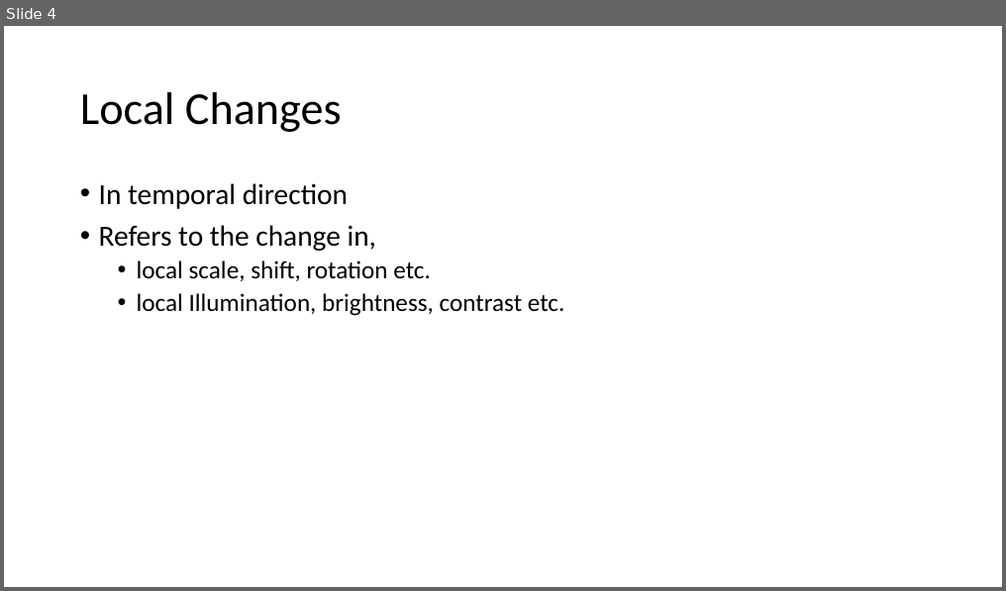
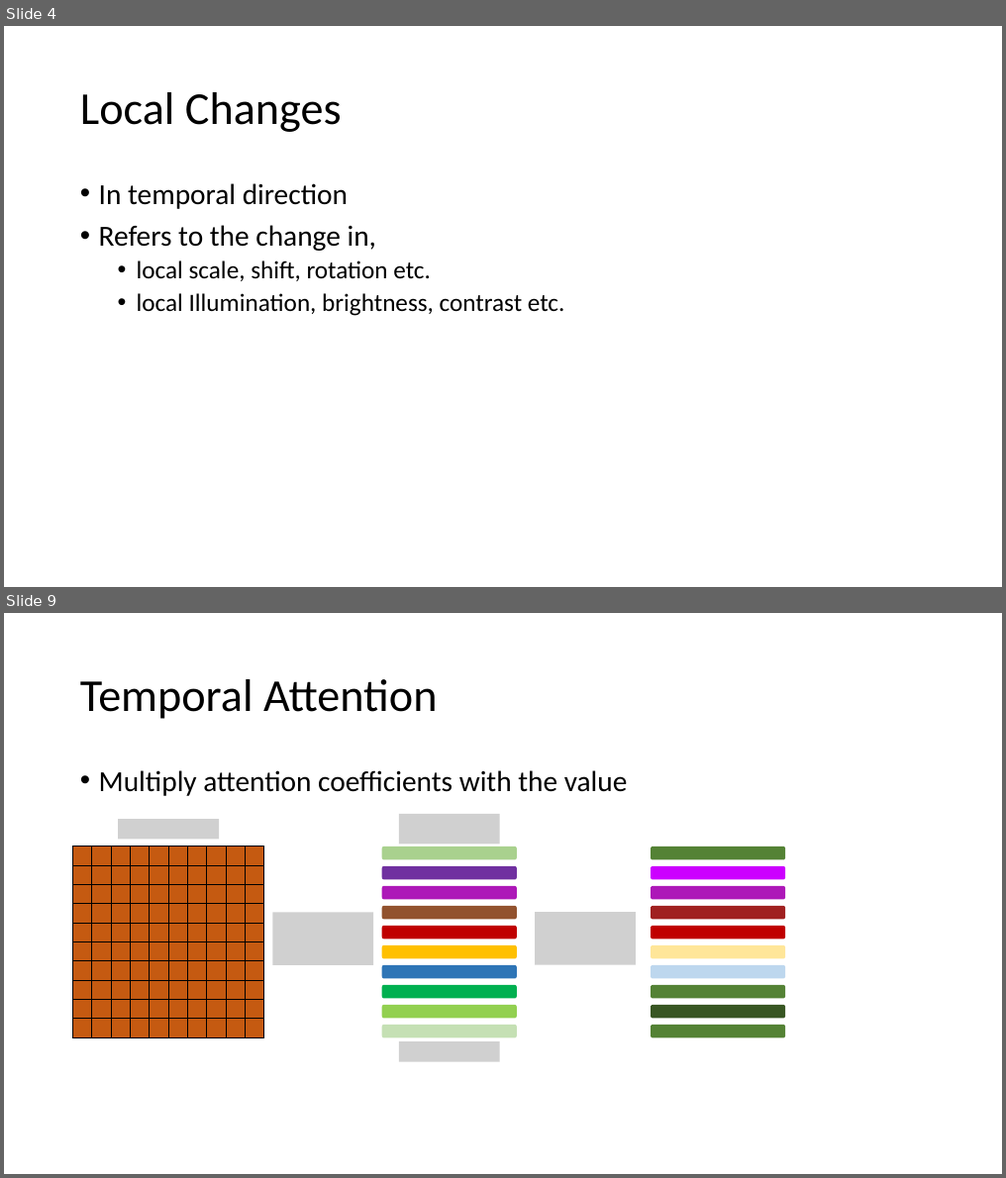
Before and after one commit to mohammadasim98/human-pose-forcast, a slide deck: docs/methodology/abstract.pptx. Shown one above the other, each under a label of ours: slide 4 before the commit, slides 4 and 9 after it; the slides between them are not shown. The pictures are 1006x591 and 1006x1178 pixels, drawn with LibreOffice and Linux fonts; fonts in the diff are those of the drawing; grey boxes stand for pictures. Boxes give left, top, right and bottom in pixels: in the first picture for what was removed or moved away, otherwise in the second. Text is boxed around its words. In the diff, an @@ line names an element or a change of style, - is before the commit and + after.

```diff
--- a/docs/methodology/abstract.pptx
+++ b/docs/methodology/abstract.pptx
@@ slide 9 added at (4, 613, 1002, 1174), background #FFFFFF @@
@@ title added at (80, 679, 438, 719), 44 pt, text #000000 @@
+Temporal Attention
@@ text added at (99, 770, 628, 796), 28 pt, text #000000 @@
+• Multiply attention coefficients with the value
@@ picture added at (118, 819, 219, 839) @@
@@ picture added at (399, 814, 500, 844) @@
@@ table added at (73, 847, 267, 1039), 10 rows, 10 columns @@
+ |  |  |  |  |  |  |  |  | 
+ |  |  |  |  |  |  |  |  | 
+ |  |  |  |  |  |  |  |  | 
+ |  |  |  |  |  |  |  |  | 
+ |  |  |  |  |  |  |  |  | 
+ |  |  |  |  |  |  |  |  | 
+ |  |  |  |  |  |  |  |  | 
+ |  |  |  |  |  |  |  |  | 
+ |  |  |  |  |  |  |  |  | 
+ |  |  |  |  |  |  |  |  | 
@@ rounded rectangle added at (382, 847, 517, 861), fill #A9D18E @@
@@ rounded rectangle added at (650, 847, 785, 861), fill #548235 @@
@@ rounded rectangle added at (382, 866, 517, 879), fill #7030A0 @@
@@ rounded rectangle added at (650, 866, 785, 879), fill #CC00FF @@
@@ rounded rectangle added at (382, 906, 517, 919), fill #92522E @@
@@ rounded rectangle added at (382, 886, 517, 900), fill #AD18B8 @@
@@ rounded rectangle added at (650, 906, 785, 919), fill #A02020 @@
@@ rounded rectangle added at (650, 886, 785, 900), fill #AD18B8 @@
@@ picture added at (272, 912, 374, 965) @@
@@ rounded rectangle added at (382, 926, 517, 940), fill #C00000 @@
@@ picture added at (535, 912, 636, 965) @@
@@ rounded rectangle added at (650, 926, 785, 940), fill #C00000 @@
@@ rounded rectangle added at (382, 965, 517, 979), fill #2E75B6 @@
@@ rounded rectangle added at (382, 946, 517, 959), fill #FFC000 @@
@@ rounded rectangle added at (650, 965, 785, 979), fill #BDD7EE @@
@@ rounded rectangle added at (650, 946, 785, 959), fill #FFE699 @@
@@ rounded rectangle added at (382, 985, 517, 998), fill #00B050 @@
@@ rounded rectangle added at (650, 985, 785, 998), fill #548235 @@
@@ rounded rectangle added at (382, 1025, 517, 1039), fill #C5E0B4 @@
@@ rounded rectangle added at (382, 1005, 517, 1019), fill #92D050 @@
@@ rounded rectangle added at (650, 1025, 785, 1039), fill #548235 @@
@@ rounded rectangle added at (650, 1005, 785, 1019), fill #385723 @@
@@ picture added at (399, 1042, 500, 1062) @@
```
Also in this commit, not shown: 1 slide changed, 5 other slides added, 2 other files.
